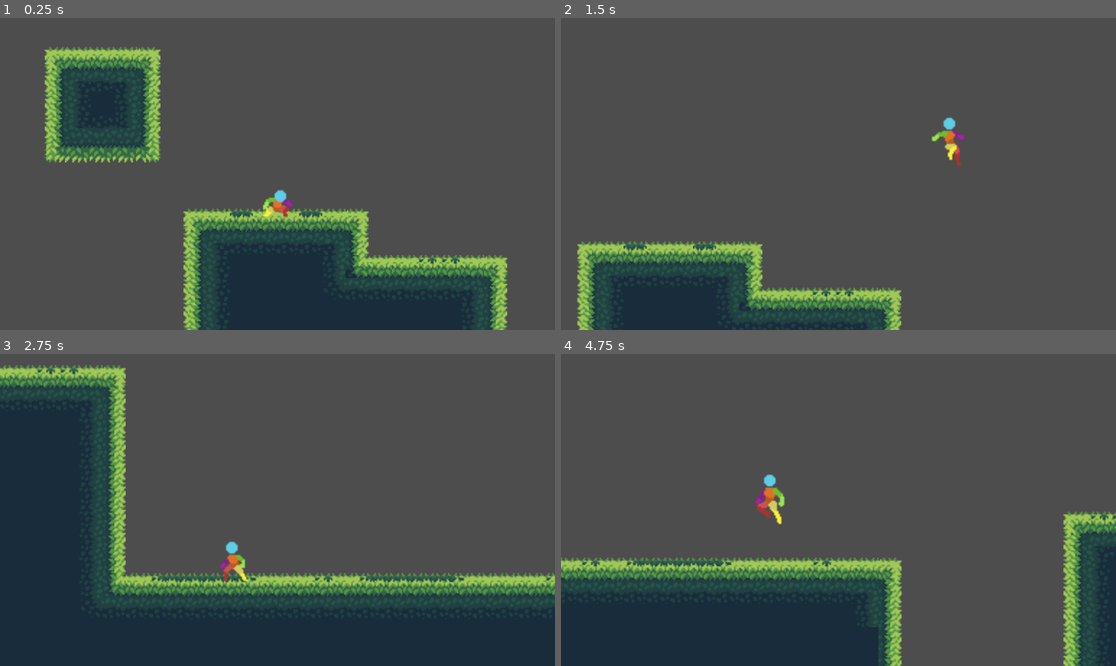
Above: before the commit, frames 1-4 (two rows, left to right).
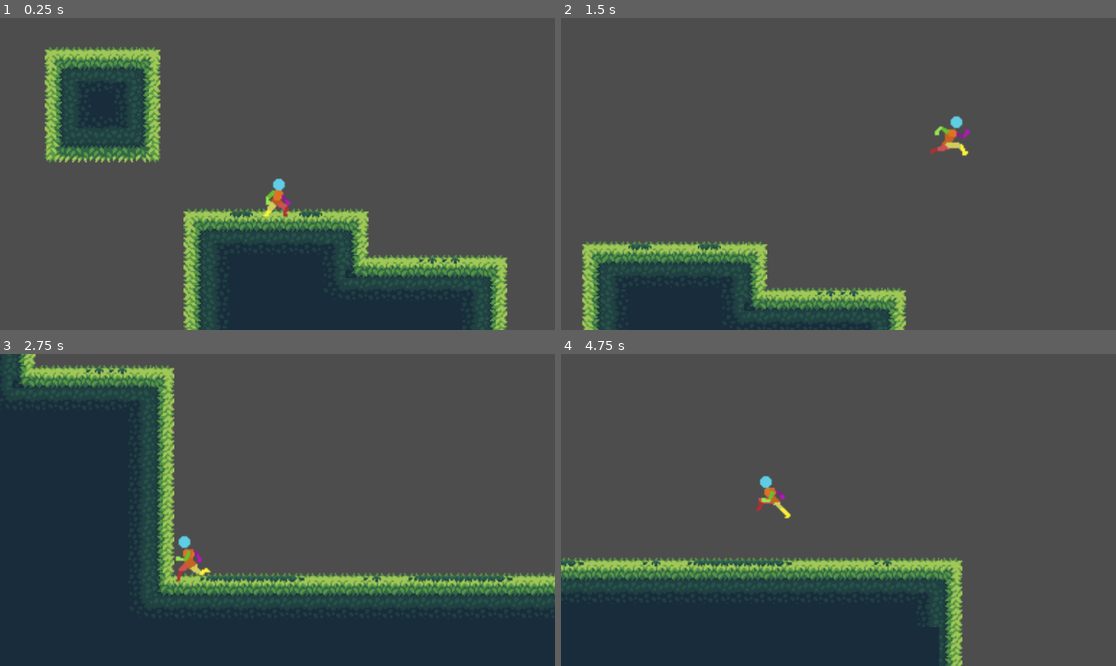
Above: after the commit, the same moments.

Repository: Allus-Interactive/platform-combat-game
Game: Godot game, scene res://scenes/main.tscn
The game is run twice, just before and just after one commit, with the same random seed, the same clock (stepped at 60 frames per second) and the same inputs.
Inputs:
- Up to frame 1 (0.25 s): no input
- Up to frame 2 (1.5 s): hold D (move_right) from 0.53 s (still down); tap O (roll) at 0.6 s; tap Space (jump) at 0.77, 1.07 s; tap F (toggle_weapon) at 0.8, 1.35 s
- Up to frame 3 (2.75 s): tap Space (jump) at 1.52, 1.55, 1.82, 2.1 s; release D (move_right) at 2.03 s; hold A (move_left) from 2.03 s (still down); tap O (roll) at 2.3 s
- Up to frame 4 (4.75 s): release A (move_left) at 2.78 s; hold D (move_right) 2.78-4.28 s; tap O (roll) at 2.85, 4.35 s; tap Space (jump) at 3.02, 3.32, 3.77, 3.8, 4.07, 4.52 s; tap F (toggle_weapon) at 3.05, 3.6 s; hold A (move_left) from 4.28 s (still down)

The runs differ from the first frame. In frame 1, 0.3% of the frame differs, in the area x 47-53%, y 51-64%; in frame 2, 3.6%; in frame 3, 14%, in the area x 0-100%, y 0-82%; in frame 4, 12%.

Commit message:
implemented animation player and tree

Diff:
--- a/scenes/player.tscn
+++ b/scenes/player.tscn
@@ -519,18 +519,161 @@
 [sub_resource type="RectangleShape2D" id="RectangleShape2D_35vab"]
 size = Vector2(19, 26)
 
+[sub_resource type="Animation" id="Animation_qqwf2"]
+resource_name = "idle"
+loop_mode = 1
+tracks/0/type = "value"
+tracks/0/imported = false
+tracks/0/enabled = true
+tracks/0/path = NodePath(".:texture")
+tracks/0/interp = 1
+tracks/0/loop_wrap = true
+tracks/0/keys = {
+"times": PackedFloat32Array(0),
+"transitions": PackedFloat32Array(1),
+"update": 1,
+"values": [ExtResource("2_2tdic")]
+}
+tracks/1/type = "value"
+tracks/1/imported = false
+tracks/1/enabled = true
+tracks/1/path = NodePath(".:hframes")
+tracks/1/interp = 1
+tracks/1/loop_wrap = true
+tracks/1/keys = {
+"times": PackedFloat32Array(0),
+"transitions": PackedFloat32Array(1),
+"update": 1,
+"values": [10]
+}
+tracks/2/type = "value"
+tracks/2/imported = false
+tracks/2/enabled = true
+tracks/2/path = NodePath(".:frame")
+tracks/2/interp = 1
+tracks/2/loop_wrap = true
+tracks/2/keys = {
+"times": PackedFloat32Array(0, 0.1, 0.2, 0.3, 0.4, 0.5, 0.6, 0.7, 0.8, 0.9),
+"transitions": PackedFloat32Array(1, 1, 1, 1, 1, 1, 1, 1, 1, 1),
+"update": 1,
+"values": [0, 1, 2, 3, 4, 5, 6, 7, 8, 9]
+}
+
+[sub_resource type="Animation" id="Animation_l65ve"]
+length = 0.001
+tracks/0/type = "value"
+tracks/0/imported = false
+tracks/0/enabled = true
+tracks/0/path = NodePath(".:frame")
+tracks/0/interp = 1
+tracks/0/loop_wrap = true
+tracks/0/keys = {
+"times": PackedFloat32Array(0),
+"transitions": PackedFloat32Array(1),
+"update": 1,
+"values": [0]
+}
+
+[sub_resource type="Animation" id="Animation_tsto1"]
+resource_name = "run"
+length = 0.8
+loop_mode = 1
+tracks/0/type = "value"
+tracks/0/imported = false
+tracks/0/enabled = true
+tracks/0/path = NodePath(".:texture")
+tracks/0/interp = 1
+tracks/0/loop_wrap = true
+tracks/0/keys = {
+"times": PackedFloat32Array(0),
+"transitions": PackedFloat32Array(1),
+"update": 1,
+"values": [ExtResource("4_pw4qu")]
+}
+tracks/1/type = "value"
+tracks/1/imported = false
+tracks/1/enabled = true
+tracks/1/path = NodePath(".:hframes")
+tracks/1/interp = 1
+tracks/1/loop_wrap = true
+tracks/1/keys = {
+"times": PackedFloat32Array(0),
+"transitions": PackedFloat32Array(1),
+"update": 1,
+"values": [8]
+}
+tracks/2/type = "value"
+tracks/2/imported = false
+tracks/2/enabled = true
+tracks/2/path = NodePath(".:frame")
+tracks/2/interp = 1
+tracks/2/loop_wrap = true
+tracks/2/keys = {
+"times": PackedFloat32Array(0, 0.1, 0.2, 0.3, 0.4, 0.5, 0.6, 0.7),
+"transitions": PackedFloat32Array(1, 1, 1, 1, 1, 1, 1, 1),
+"update": 1,
+"values": [0, 1, 2, 3, 4, 5, 6, 7]
+}
+
+[sub_resource type="AnimationLibrary" id="AnimationLibrary_tww1j"]
+_data = {
+"RESET": SubResource("Animation_l65ve"),
+"idle": SubResource("Animation_qqwf2"),
+"run": SubResource("Animation_tsto1")
+}
+
+[sub_resource type="AnimationNodeAnimation" id="AnimationNodeAnimation_ah3ln"]
+animation = &"idle"
+
+[sub_resource type="AnimationNodeAnimation" id="AnimationNodeAnimation_d3wxj"]
+animation = &"run"
+
+[sub_resource type="AnimationNodeAnimation" id="AnimationNodeAnimation_grlor"]
+animation = &"run"
+
+[sub_resource type="AnimationNodeBlendSpace1D" id="AnimationNodeBlendSpace1D_n51sq"]
+blend_point_0/node = SubResource("AnimationNodeAnimation_ah3ln")
+blend_point_0/pos = 0.0
+blend_point_1/node = SubResource("AnimationNodeAnimation_d3wxj")
+blend_point_1/pos = 1.0
+blend_point_2/node = SubResource("AnimationNodeAnimation_grlor")
+blend_point_2/pos = -1.0
+blend_mode = 1
+
+[sub_resource type="AnimationNodeStateMachineTransition" id="AnimationNodeStateMachineTransition_qqjmo"]
+advance_mode = 2
+
+[sub_resource type="AnimationNodeStateMachine" id="AnimationNodeStateMachine_i05jk"]
+states/Move/node = SubResource("AnimationNodeBlendSpace1D_n51sq")
+states/Move/position = Vector2(396, 100)
+transitions = ["Start", "Move", SubResource("AnimationNodeStateMachineTransition_qqjmo")]
+
 [node name="Player" type="CharacterBody2D"]
 script = ExtResource("1_ugb0v")
 
 [node name="AnimatedSprite2D" type="AnimatedSprite2D" parent="."]
+visible = false
 sprite_frames = SubResource("SpriteFrames_kqucp")
-animation = &"idle"
+animation = &"run"
 autoplay = "idle"
-frame = 4
-frame_progress = 0.015243
 
 [node name="CollisionShape2D" type="CollisionShape2D" parent="."]
 position = Vector2(-0.5, 2)
 shape = SubResource("RectangleShape2D_35vab")
 
+[node name="Sprite2D" type="Sprite2D" parent="."]
+texture = ExtResource("4_pw4qu")
+hframes = 8
+
+[node name="AnimationPlayer" type="AnimationPlayer" parent="."]
+root_node = NodePath("../Sprite2D")
+libraries = {
+"": SubResource("AnimationLibrary_tww1j")
+}
+
+[node name="AnimationTree" type="AnimationTree" parent="."]
+tree_root = SubResource("AnimationNodeStateMachine_i05jk")
+anim_player = NodePath("../AnimationPlayer")
+parameters/Move/blend_position = 0
+
 [connection signal="animation_finished" from="AnimatedSprite2D" to="." method="_on_animated_sprite_2d_animation_finished"]
--- a/scripts/player.gd
+++ b/scripts/player.gd
@@ -5,7 +5,8 @@
 @export var jump_velocity : float = -200.0
 @export var double_jump_velocity : float = -150.0
 
-@onready var animated_sprite: AnimatedSprite2D = $AnimatedSprite2D
+@onready var sprite : Sprite2D = $Sprite2D
+@onready var animation_tree : AnimationTree = $AnimationTree
 
 # Get the gravity from the project settings to be synced with RigidBody nodes
 var gravity = ProjectSettings.get_setting("physics/2d/default_gravity")
@@ -17,6 +18,9 @@
 var is_falling : bool = false
 var is_facing_right : bool = true
 var has_weapon : bool = false
+
+func _ready():
+	animation_tree.active = true
 
 var direction : Vector2 = Vector2.ZERO
 
@@ -47,13 +51,13 @@
 	if not is_on_floor():
 		if velocity.y > -25 && velocity.y < 25 && not is_at_jump_peak:
 			# Player is at peak of jump
-			animated_sprite.play("jump_middle")
+			#animated_sprite.play("jump_middle")
 			animation_locked = true
 			is_at_jump_peak = true
 
 		if velocity.y > 25 && not is_falling:
 			# Player is falling
-			animated_sprite.play("jump_end")
+			#animated_sprite.play("jump_end")
 			animation_locked = true
 			is_falling = true
 
@@ -62,16 +66,16 @@
 		roll()
 
 	# Handle Weapon Toggle
-	if Input.is_action_just_pressed("toggle_weapon") && animated_sprite.animation != "roll":
-		toggle_weapon()
+	#if Input.is_action_just_pressed("toggle_weapon") && animated_sprite.animation != "roll":
+	#	toggle_weapon()
 
 	# Get the input direction and handle the movement/deceleration
 	direction = Input.get_vector("move_left", "move_right", "ui_up", "ui_down")
 
-	if direction.x != 0 && animated_sprite.animation != "jump_land" && animated_sprite.animation != "roll":
+	if direction.x != 0:
 		velocity.x = direction.x * speed
-	elif animated_sprite.animation == "roll":
-		pass
+	#elif animated_sprite.animation == "roll":
+		#pass
 	else:
 		velocity.x = move_toward(velocity.x, 0, speed)
 
@@ -80,34 +84,23 @@
 	update_direction()
 
 func update_animation():
-	if not animation_locked:
-		if not has_weapon:
-			if direction.x != 0:
-				animated_sprite.play("run")
-			else:
-				animated_sprite.play("idle")
-		else:
-			if direction.x != 0:
-				animated_sprite.play("run_sword")
-			else:
-				animated_sprite.play("idle_sword")
-
+	animation_tree.set("parameters/Move/blend_position", direction.x)
 
 func update_direction():
 	if direction.x > 0:
 		# Player facing right
 		is_facing_right = true
-		animated_sprite.flip_h = false
+		sprite.flip_h = false
 	elif direction.x < 0:
 		# Player facing left
 		is_facing_right = false
-		animated_sprite.flip_h = true
+		sprite.flip_h = true
 
 func jump():
 	# Set y velocity to jump
 	velocity.y = jump_velocity
 	# Play jump start anim and lock anims
-	animated_sprite.play("jump_start")
+	#animated_sprite.play("jump_start")
 	animation_locked = true
 
 func double_jump():
@@ -119,16 +112,16 @@
 	is_at_jump_peak = false
 	is_falling = false
 	# Play start anim and lock anims
-	animated_sprite.play("jump_start")
+	#animated_sprite.play("jump_start")
 	animation_locked = true
 
 func land():
-	animated_sprite.play("jump_land")
+	#animated_sprite.play("jump_land")
 	animation_locked = true
 
 func roll():
 	# Play roll anim and lock anims
-	animated_sprite.play("roll")
+	#animated_sprite.play("roll")
 	animation_locked = true
 	# Set velocity based on direction player is facing
 	if is_facing_right:
@@ -142,12 +135,12 @@
 	else:
 		has_weapon= true
 
-func _on_animated_sprite_2d_animation_finished():
-	# Call when any anim finishes
-	if animated_sprite.animation == "jump_land":
-		# Only run this when jump land anim is finished
-		animation_locked = false
-
-	if animated_sprite.animation == "roll":
-		# Only run this when roll anim is finished
-		animation_locked = false
+#func _on_animated_sprite_2d_animation_finished():
+#	# Call when any anim finishes
+#	if animated_sprite.animation == "jump_land":
+#		# Only run this when jump land anim is finished
+#		animation_locked = false
+#
+#	if animated_sprite.animation == "roll":
+#		# Only run this when roll anim is finished
+#		animation_locked = false
Not shown: 1 places in scenes/player.tscn that only renumber resources
